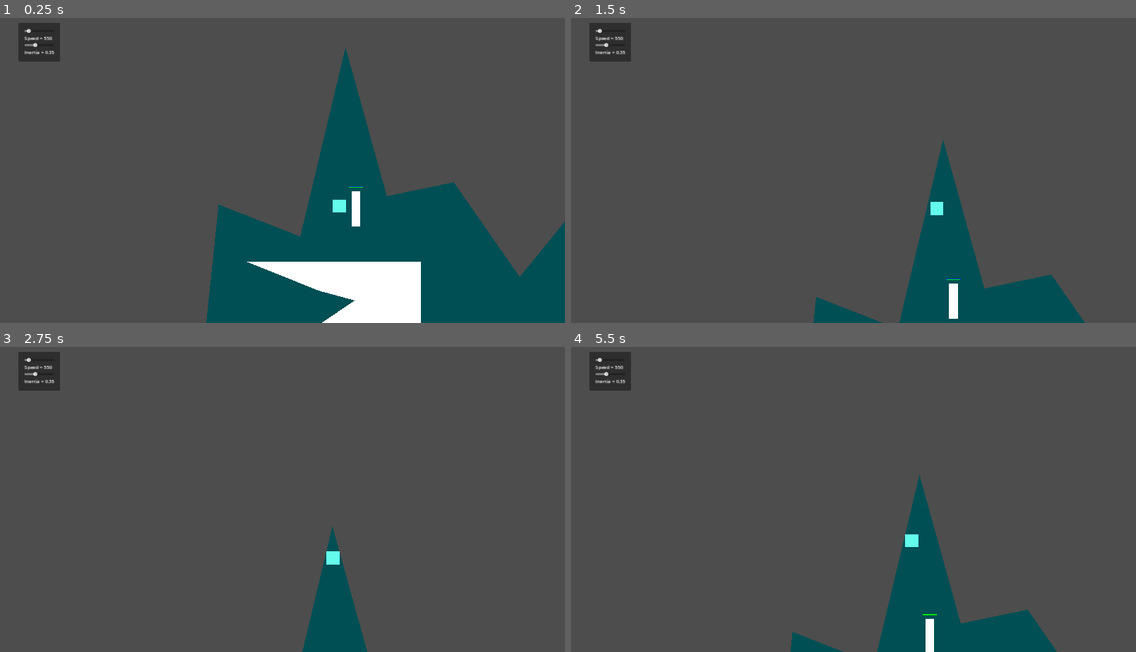
Above: before the commit, frames 1-4 (two rows, left to right).
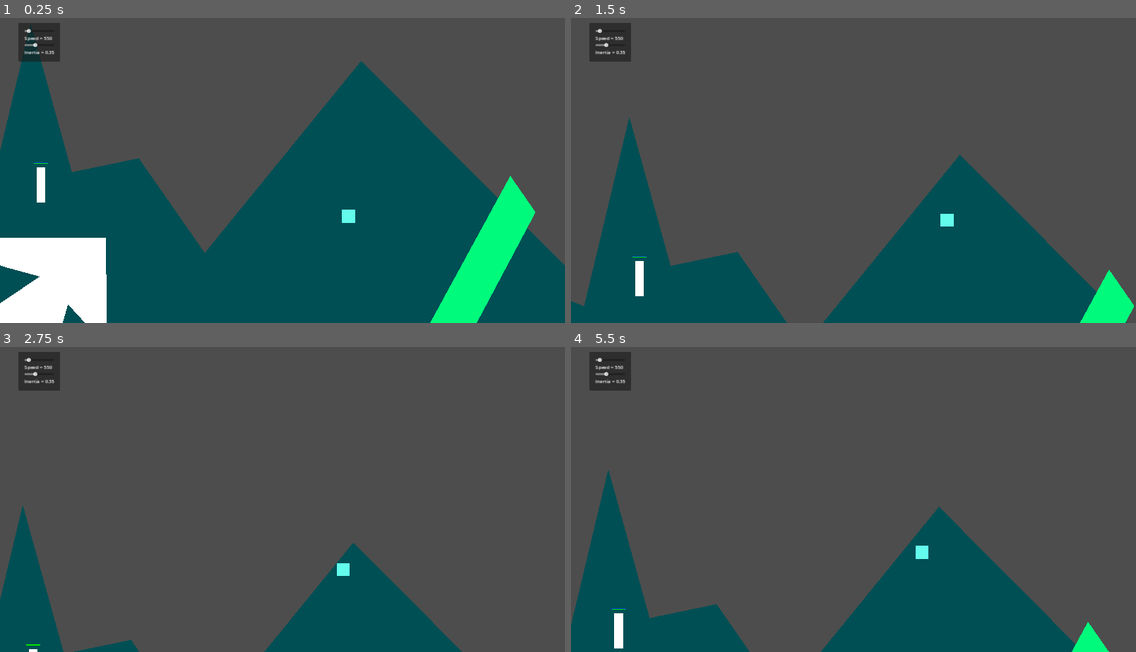
Above: after the commit, the same moments.

Repository: JomardArnaud/CustomGodotEngine
Game: Godot game, scene res://Main.tscn
Same seed, same stepped clock (60 frames per second), same inputs: the game is played once before the commit and once after it.
Inputs (mouse positions are in pixels of both pictures, inside the frame that each line leads up to):
- Up to frame 1 (0.25 s): no input
- Up to frame 2 (1.5 s): move the mouse to (977, 149) at 0.52 s; hold Z (moveUp) 0.53-1.28 s; hold Ctrl 0.53-1.28 s; click (977, 149) at 0.67 s; move the mouse to (740, 179) at 1.27 s; hold S (moveDown) from 1.28 s (still down); tap R (cleanBullet) at 1.35 s
- Up to frame 3 (2.75 s): tap Ctrl at 1.55 s; move the mouse to (339, 423) at 2.02 s; release S (moveDown) at 2.03 s; hold Z (moveUp) from 2.03 s (still down); hold Ctrl from 2.03 s (still down); tap Shift (dash) at 2.1 s
- Up to frame 4 (5.5 s): move the mouse to (825, 557) at 2.77 s; release Ctrl at 2.78 s; tap Y (focusOnPlayer) at 2.85 s; click (825, 557) at 2.92 s; tap Ctrl at 3.05, 3.8, 4.35 s; move the mouse to (1023, 542) at 3.52 s; release Z (moveUp) at 3.53 s; hold Right mouse button (meleeAttack) 3.53-4.28 s; hold Q (moveLeft) 3.53-5.03 s; tap G (refreshEditor) at 4.15 s; move the mouse to (684, 444) at 4.27 s; move the mouse to (881, 493) at 5.02 s; hold S (moveDown) from 5.03 s (still down); hold Ctrl from 5.03 s (still down); click (881, 493) at 5.17 s

The runs differ from the first frame. In frame 1, 37% of the frame differs, in the area x 0-100%, y 1-100%; in frame 2, 19%; in frame 3, 7.8%; in frame 4, 13%.

Commit message:
some refacto CPolygon | AreaScriptedEvent v0.9 (missing signal state implementation)

Diff:
--- a/Main.tscn
+++ b/Main.tscn
@@ -6,9 +6,10 @@
 [ext_resource type="PackedScene" uid="uid://cinlw8kwv0p2" path="res://Source/Camera/Camera.tscn" id="5_2wdmp"]
 [ext_resource type="PackedScene" uid="uid://cfjq7mdcvooxw" path="res://Source/Block/Block.tscn" id="5_uasw7"]
 [ext_resource type="PackedScene" uid="uid://rytr7i1c2u5b" path="res://Source/Foes/Scarecrow/Scarecrow.tscn" id="7_kjfel"]
+[ext_resource type="Script" path="res://Trap.gd" id="7_uj6xl"]
 
 [node name="Main" type="Node2D"]
-position = Vector2(-876, -640)
+position = Vector2(-1015, -800)
 metadata/_edit_horizontal_guides_ = [-284.0, -285.0, 26.0]
 metadata/_edit_group_ = true
 
@@ -21,7 +22,13 @@
 polygon = PackedVector2Array(365, 301, 291, 301, 365, 322, 401.316, 328.986, 290.67, 381.919, 389, 450, 430, 349, 469, 379, 468.899, 300.938)
 metadata/_edit_group_ = true
 
+[node name="Trap" type="Polygon2D" parent="."]
+color = Color(0, 0.988235, 0.490196, 1)
+polygon = PackedVector2Array(1403, 704, 1238, 710, 1641, -31, 1727, 93)
+script = ExtResource("7_uj6xl")
+
 [node name="Player" parent="." instance=ExtResource("1_50kq8")]
+position = Vector2(1091, 107)
 
 [node name="Scarecrow" parent="." instance=ExtResource("7_kjfel")]
 position = Vector2(46, 0)
--- a/Source/Arena/Arena.gd
+++ b/Source/Arena/Arena.gd
@@ -69,14 +69,12 @@
 	for vertexId in range(nbVertexPoly - 1, -1, -1):
 		pointsExtBorder.append(polygon[vertexId])
 	# check if the border's pollygon collide on himself
-#	checkBorderVertexHimselfCollission(pointsExtBorder)
-	print("Arena block")
+	# checkBorderVertexHimselfCollission(pointsExtBorder)
 	var blockBorder = Block2D.new()
-	blockBorder.setAreaFromPolygon(pointsExtBorder)
+	blockBorder.setBodyFromPolygon(pointsExtBorder)
 	add_child(blockBorder)
-	print("Arena door")
 	var blockDoor = Block2D.new()
-	blockDoor.setAreaFromPolygon([firstSweetSpot, stateVertex.next, stateVertex.current, stateVertex.sweetSpot])
+	blockDoor.setBodyFromPolygon([firstSweetSpot, stateVertex.next, stateVertex.current, stateVertex.sweetSpot])
 	add_child(blockDoor)
 
 func getNormalExt(state: Dictionary) -> Vector2:
--- a/Source/Block/Block.gd
+++ b/Source/Block/Block.gd
@@ -2,5 +2,4 @@
 extends CPolygon2D
 
 func _ready():
-	print("Block is ready", polygon)
-	setAreaFromPolygon()
+	setBodyFromPolygon()
--- a/Source/Player/PlayerController.gd
+++ b/Source/Player/PlayerController.gd
@@ -95,7 +95,6 @@
 func _on_main_ready() -> void:
 	tmpNode = get_tree().get_root().get_node("Main/TmpNode")
 	debugHud = get_node("/root/Main/DebugHud/")
-	print(debugHud)
 	tmpSetSlider() # for test value directly on running time
 	# weapon.setDistanceHolder(distanceWeapon).setFireRate(0.15).setTmpNode(tmpNode).setAttack(RangedWeapon.shot.bind(weapon))
 	meleeWeapon.setDistanceHolder(distanceWeapon).setAttack(MeleeWeapon.hit.bind(meleeWeapon))
--- a/Source/Player/PlayerController.tscn
+++ b/Source/Player/PlayerController.tscn
@@ -1,9 +1,12 @@
-[gd_scene load_steps=3 format=3 uid="uid://cndhrpvfkd8hw"]
+[gd_scene load_steps=4 format=3 uid="uid://cndhrpvfkd8hw"]
 
 [ext_resource type="Script" path="res://Source/Player/PlayerController.gd" id="1_4rfjw"]
 
 [sub_resource type="RectangleShape2D" id="RectangleShape2D_nvuin"]
 size = Vector2(18.6046, 44.4444)
+
+[sub_resource type="RectangleShape2D" id="RectangleShape2D_5hc7k"]
+size = Vector2(38, 38)
 
 [node name="Player" type="CharacterBody2D"]
 position = Vector2(-10, -10)
@@ -25,7 +28,7 @@
 grow_vertical = 2
 color = Color(0.388235, 0.988235, 0.92549, 1)
 
-[node name="hitbox" type="CollisionShape2D" parent="."]
+[node name="Body" type="CollisionShape2D" parent="."]
 position = Vector2(3.8147e-06, 0)
 scale = Vector2(2.38889, 1)
 shape = SubResource("RectangleShape2D_nvuin")
@@ -36,4 +39,9 @@
 [node name="DashingTimer" type="Timer" parent="."]
 one_shot = true
 
+[node name="Hitbox" type="Area2D" parent="."]
+
+[node name="HitboxShape" type="CollisionShape2D" parent="Hitbox"]
+shape = SubResource("RectangleShape2D_5hc7k")
+
 [connection signal="timeout" from="DashingTimer" to="." method="_on_dashing_timer_timeout"]
--- /dev/null
+++ b/Source/Utility/AreaScriptedEvent.gd
@@ -0,0 +1,30 @@
+class_name AreaScriptedEvent
+extends APolygon2D
+
+signal EventDone
+
+# need to thinking about that, it is usefull only if i do static function for scriptedEvent
+var infoScript : Dictionary : set = setInfoScript, get = getInfoScript
+var event : Callable : set = setEvent
+
+func _ready() -> void:
+	setAreaFromPolygon()
+	hitbox.area_entered.connect(_on_area_2d_area_entered)
+
+func _on_area_2d_area_entered(area: Area2D) -> void:
+	print("entered")
+	event.call(area)
+	# , infoScript)
+
+# for later reminder
+static func spawnFoes() -> void:
+	pass
+
+func getInfoScript() -> Dictionary:
+	return infoScript
+
+func setInfoScript(nInfo: Dictionary) -> void:
+	infoScript = nInfo
+
+func setEvent(nEvent: Callable) -> void:
+	event = nEvent
--- a/Source/Utility/CustomType/CPolygon2D.gd
+++ b/Source/Utility/CustomType/CPolygon2D.gd
@@ -2,7 +2,7 @@
 class_name CPolygon2D
 extends Polygon2D
 
-func setAreaFromPolygon(poly: PackedVector2Array = []) -> void:
+func setBodyFromPolygon(poly: PackedVector2Array = []) -> void:
 	var body = StaticBody2D.new()
 	var collision_shape = CollisionPolygon2D.new()
 	if poly.size() != 0:
--- /dev/null
+++ b/Trap.gd
@@ -0,0 +1,14 @@
+extends AreaScriptedEvent
+
+@export var door: Block2D
+
+# Called when the node enters the scene tree for the first time.
+func _ready() -> void:
+	super()
+	setEvent(spawnTheDoor)
+
+func spawnTheDoor(area: Area2D) -> void:
+	print("hum")
+	var areaParent := area.get_parent()
+	if "hp" in areaParent:
+		print("**** BADUM ****")
Not shown: 1 places in Main.tscn that only renumber resources
Not shown, removed: Source/debugSquare.kra
Not shown, changed: ToDo
